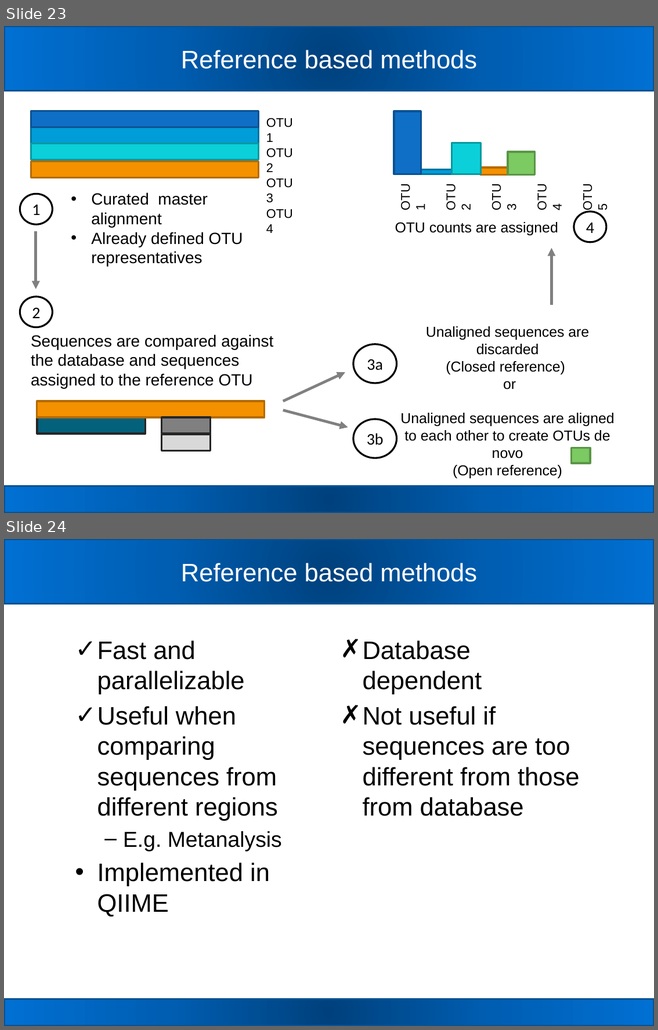
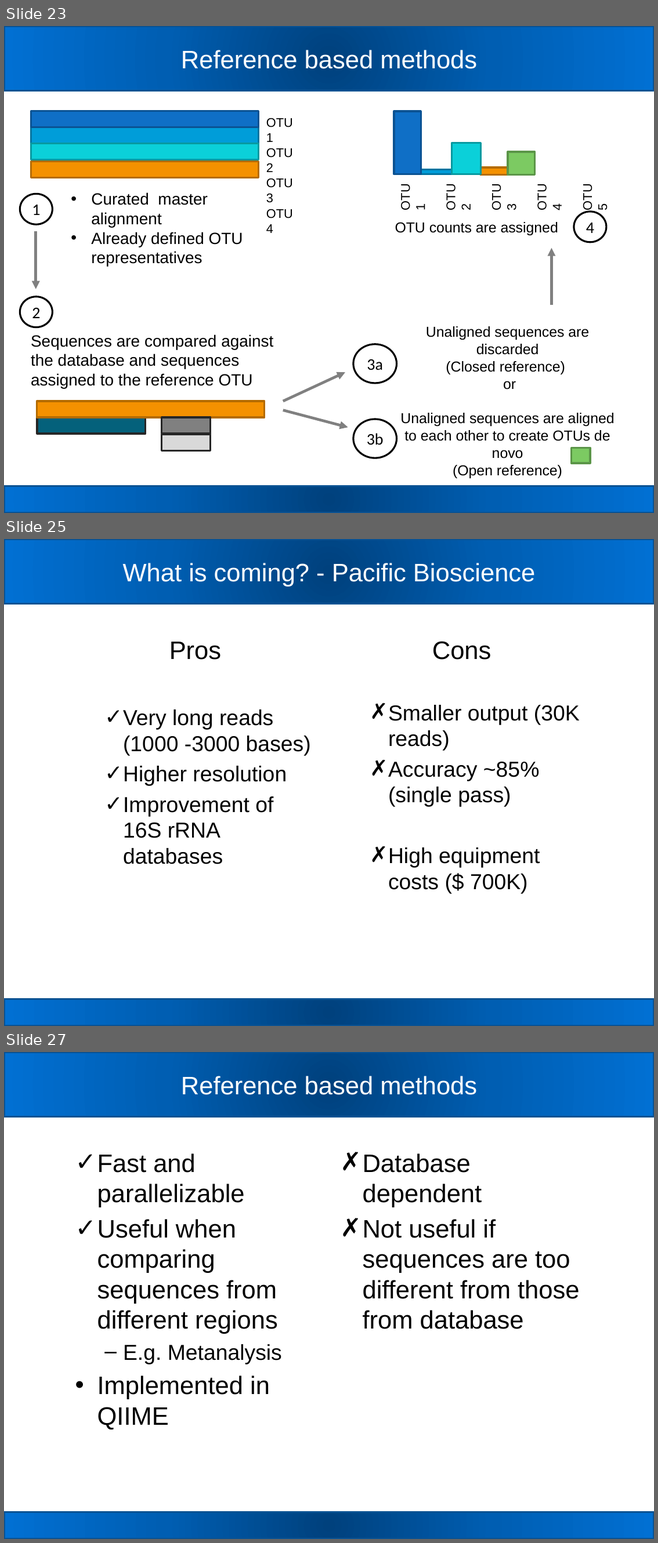
Before and after one commit to carden24/MIC506-Workshop, a slide deck: W2_16S_analysis.pptx. Shown one above the other, each under a label of ours: slides 23 and 24 before the commit, slides 23, 25 and 27 after it; the slides between them are not shown. The pictures are 658x1030 and 658x1543 pixels, drawn with LibreOffice and Linux fonts; fonts in the diff are those of the drawing. Boxes give left, top, right and bottom in pixels: in the first picture for what was removed or moved away, otherwise in the second. Text is boxed around its words. In the diff, an @@ line names an element or a change of style, - is before the commit and + after.

```diff
--- a/W2_16S_analysis.pptx
+++ b/W2_16S_analysis.pptx
@@ slide 25 added at [4,539,654,1026], background #FFFFFF; not listed: 2 template elements that a slide beside it also shows @@
@@ title added at [123,563,535,587], 28 pt, text #FFFFFF @@
+What is coming? - Pacific Bioscience
@@ text added at [123,642,311,864], 24 pt, text #000000 @@
+Pros
+  ✓ Very long reads (1000 -3000 bases)
+  ✓ Higher resolution
+  ✓ Improvement of 16S rRNA databases
@@ text added at [388,641,579,893], 24 pt, text #000000 @@
+Cons
+  ✗ Smaller output (30K reads)
+  ✗ Accuracy ~85% (single pass)
+  ✗ High equipment costs ($ 700K)
@@ what was slide 24 is now slide 27 @@
```
Also in this commit, not shown: 2 other slides added.
